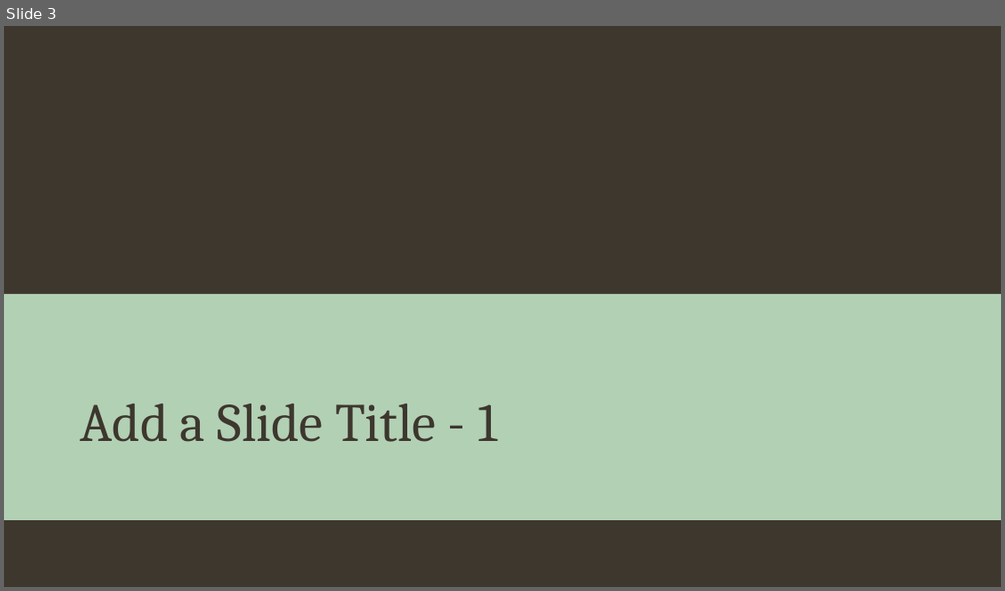
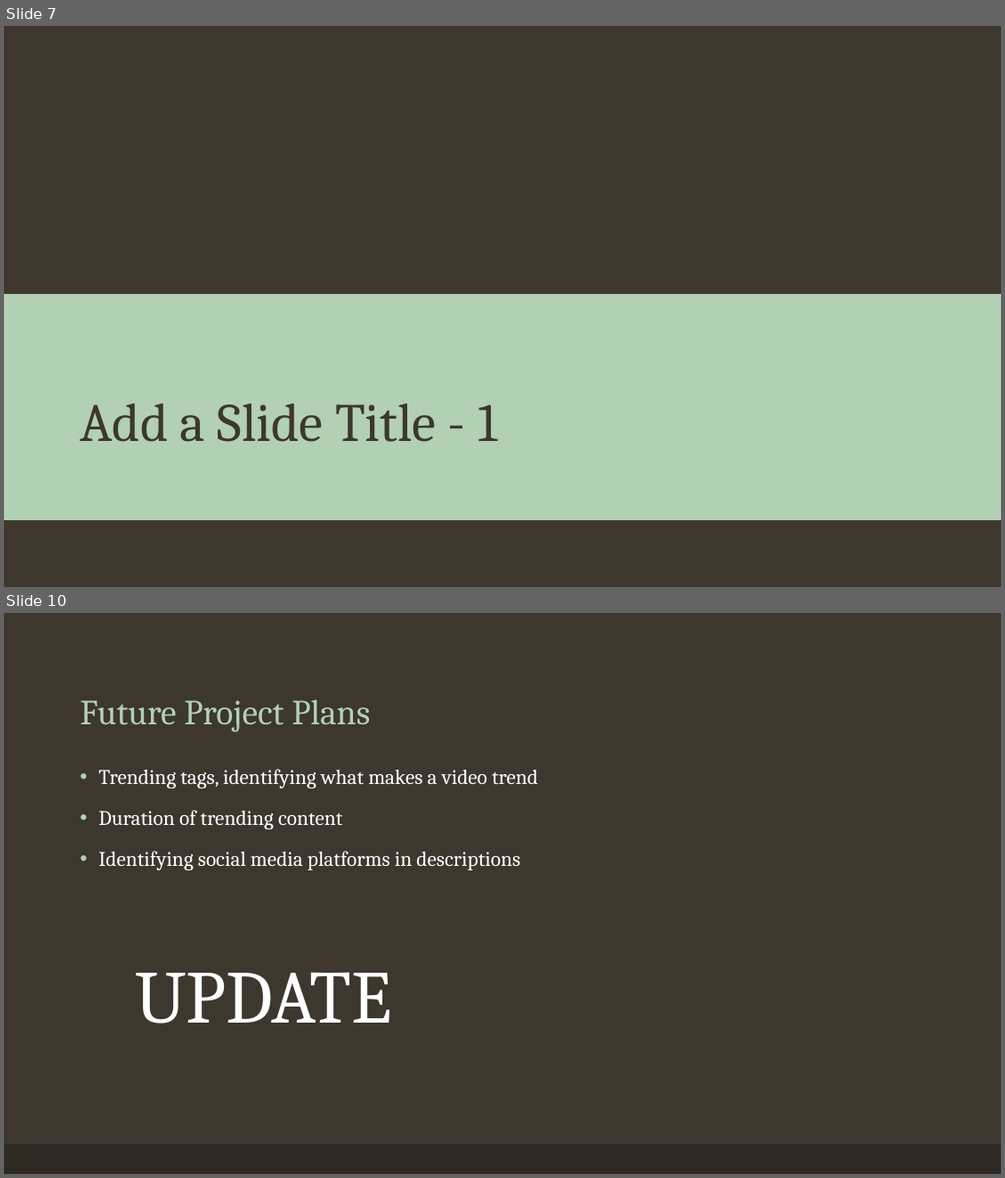
Before and after one commit to tralinde/companies_in_russia, a slide deck: ppt/Companies in Russia After Ukrainian Invasion.pptx. Shown one above the other, each under a label of ours: slide 3 before the commit, slides 7 and 10 after it; the slides between them are not shown. The pictures are 1005x591 and 1005x1178 pixels, drawn with LibreOffice and Linux fonts; fonts in the diff are those of the drawing; background and template pictures are left out. Boxes give left, top, right and bottom in pixels: in the first picture for what was removed or moved away, otherwise in the second. Text is boxed around its words. In the diff, an @@ line names an element or a change of style, - is before the commit and + after.

Commit message:
beginning work on ppt presentation and initiating cleaned up readme text.

```diff
--- a/ppt/Companies in Russia After Ukrainian Invasion.pptx
+++ b/ppt/Companies in Russia After Ukrainian Invasion.pptx
@@ slide 10 added at (x1=4, y1=613, x2=1001, y2=1174), background #3D372E @@
@@ title added at (x1=80, y1=699, x2=370, y2=732), 34 pt, text #B2D0B4 @@
+Future Project Plans
@@ text added at (x1=98, y1=769, x2=538, y2=870), 20 pt, text #FFFFFF @@
+• Trending tags, identifying what makes a video trend
+• Duration of trending content
+• Identifying social media platforms in descriptions
@@ text added at (x1=135, y1=972, x2=392, y2=1023), 72 pt, text #FFFFFF @@
+UPDATE
@@ rectangle added at (x1=4, y1=1144, x2=1001, y2=1174), fill #2E2923 @@
@@ what was slide 3 is now slide 7 @@
```
Also in this commit, not shown: 1 slide changed, 7 other slides added, 2 other files.
